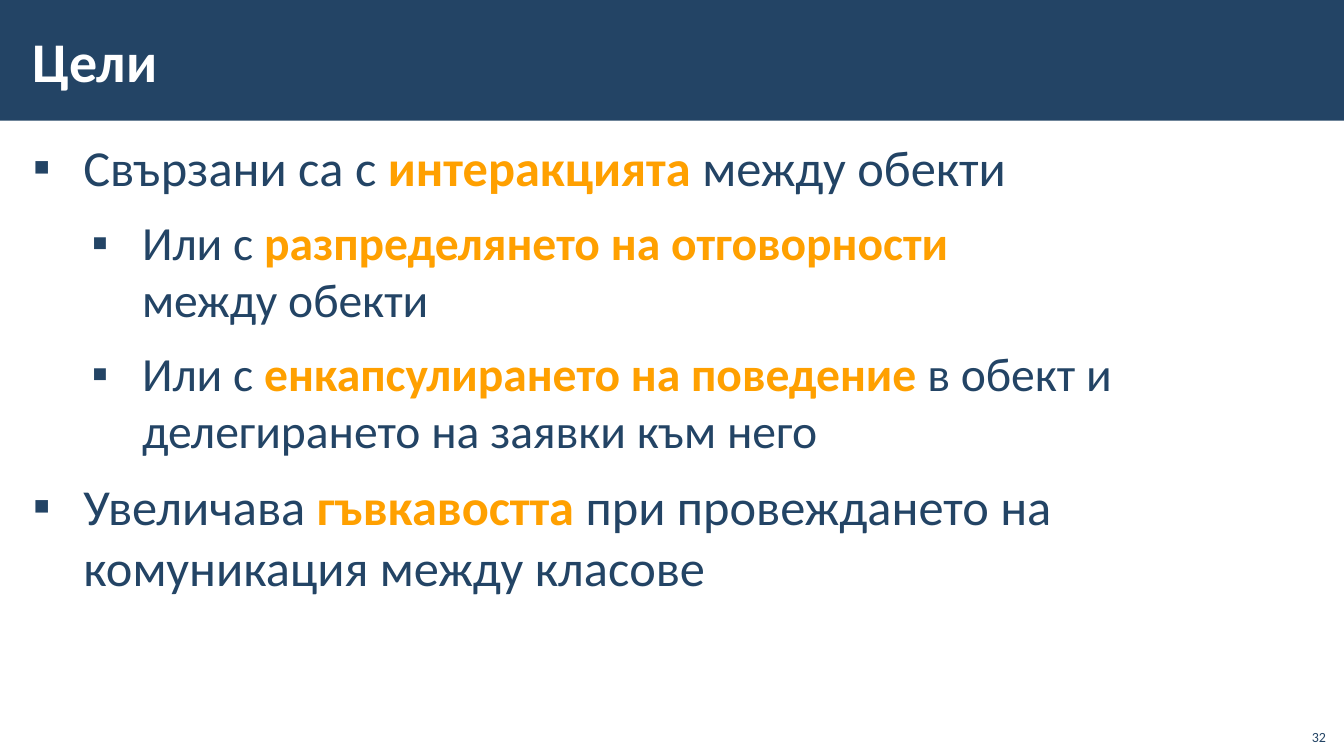
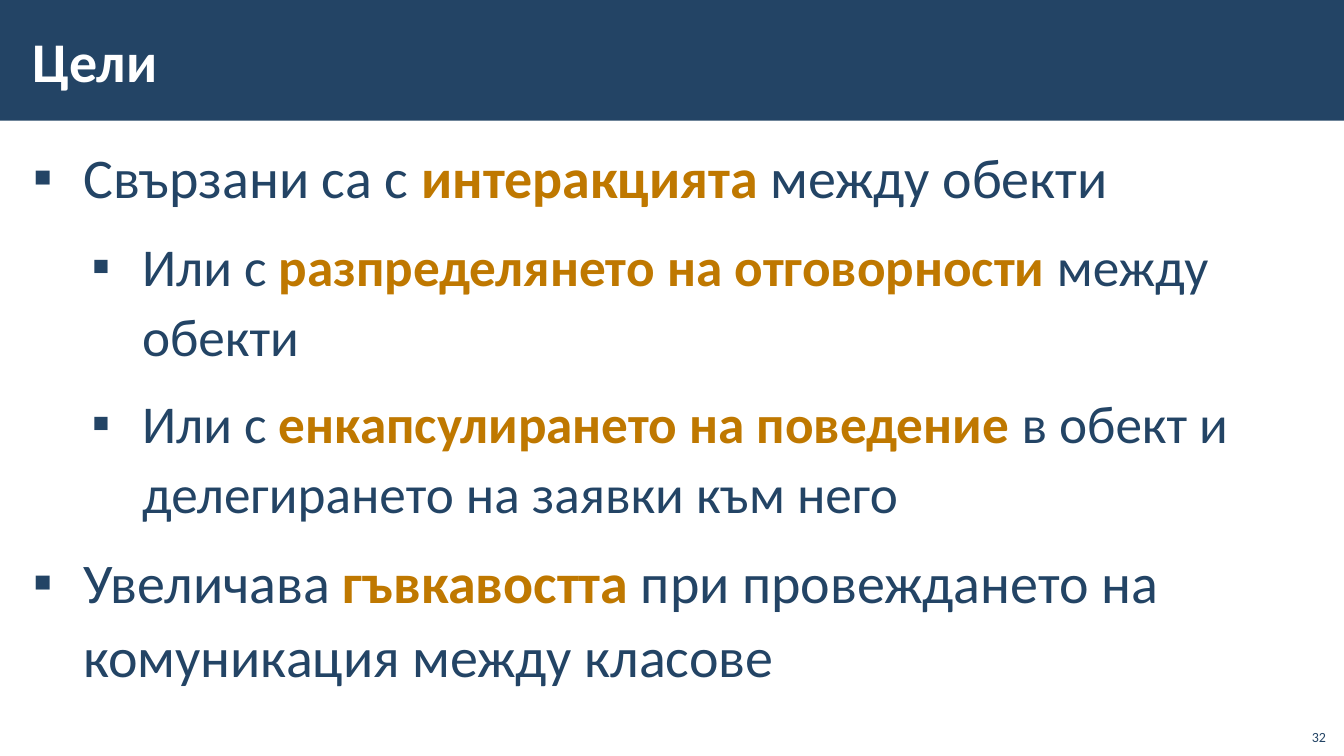
Before and after one commit to BG-IT-Edu/School-Programming, a slide deck: slide 32 of Courses/Software-Sciences/Module-1-OOP/14-Design-Patterns/14-Design-Patterns.pptx. Drawn at 1344x756 pixels with LibreOffice and Linux fonts; fonts in the diff are those of the drawing; background and template pictures are left out. Boxes give left, top, right and bottom in pixels: in the first picture for what was removed or moved away, otherwise in the second. Text is boxed around its words. In the diff, an @@ line names an element or a change of style, - is before the commit and + after.

```diff
--- a/Courses/Software-Sciences/Module-1-OOP/14-Design-Patterns/14-Design-Patterns.pptx
+++ b/Courses/Software-Sciences/Module-1-OOP/14-Design-Patterns/14-Design-Patterns.pptx
@@ text "Свързани са с интеракцията между ..." at (x1=83, y1=160, x2=1228, y2=687): size 36 to 40 pt in "Свързани са с интеракцията между обекти", "Увеличава гъвкавостта при провеждането на комуникация между ..."; text colour #FFA000 to #BF7800 in "интеракцията", "разпределянето на отговорности", "енкапсулирането на поведение", "гъвкавостта"; size 34 to 38 pt in "Или с разпределянето на отговорности между обекти", "Или с енкапсулирането на поведение в обект ..."; line spacing 1 to 1.1 @@
```
Also in this commit, not shown: 37 other slides changed, 3 slides added, 3 slides removed, 1 other file.
